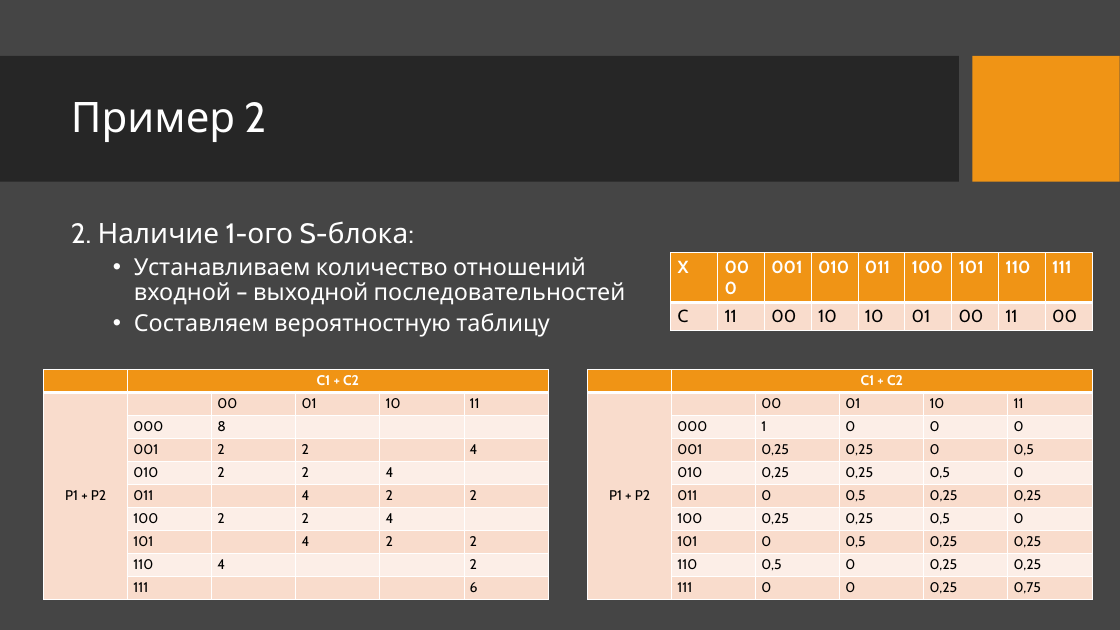
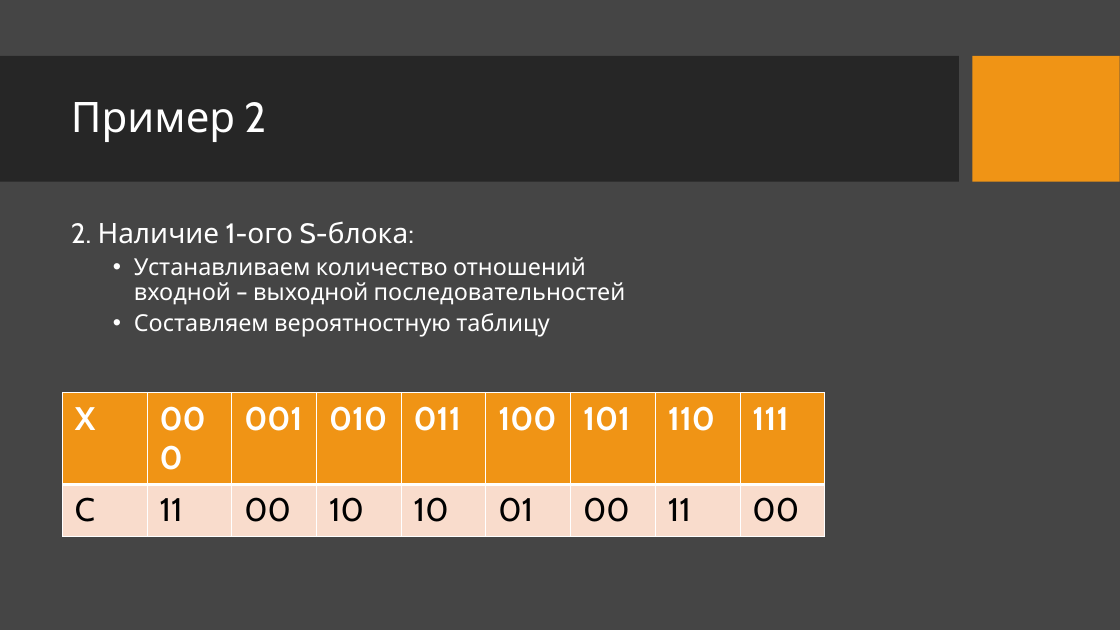
Before and after one commit to VladimirSolodilov/Programming, a slide deck: slide 7 of Дифференциальный криптоанализ.pptx. Drawn at 1120x630 pixels with LibreOffice and Linux fonts; fonts in the diff are those of the drawing; background and template pictures are left out. Boxes give left, top, right and bottom in pixels: in the first picture for what was removed or moved away, otherwise in the second. Text is boxed around its words. In the diff, an @@ line names an element or a change of style, - is before the commit and + after.

```diff
--- a/Дифференциальный криптоанализ.pptx
+++ b/Дифференциальный криптоанализ.pptx
@@ table removed at box(44, 370, 548, 600), 10 rows, 6 columns @@
- | C1 + C2 |  |  |  | 
-P1 + P2 |  | 00 | 01 | 10 | 11
- | 000 | 8 |  |  | 
- | 001 | 2 | 2 |  | 4
- | 010 | 2 | 2 | 4 | 
- | 011 |  | 4 | 2 | 2
- | 100 | 2 | 2 | 4 | 
- | 101 |  | 4 | 2 | 2
- | 110 | 4 |  |  | 2
- | 111 |  |  |  | 6
@@ table removed at box(588, 370, 1092, 600), 10 rows, 6 columns @@
- | C1 + C2 |  |  |  | 
-P1 + P2 |  | 00 | 01 | 10 | 11
- | 000 | 1 | 0 | 0 | 0
- | 001 | 0,25 | 0,25 | 0 | 0,5
- | 010 | 0,25 | 0,25 | 0,5 | 0
- | 011 | 0 | 0,5 | 0,25 | 0,25
- | 100 | 0,25 | 0,25 | 0,5 | 0
- | 101 | 0 | 0,5 | 0,25 | 0,25
- | 110 | 0,5 | 0 | 0,25 | 0,25
- | 111 | 0 | 0 | 0,25 | 0,75
@@ table at box(62, 392, 826, 526) @@
@@ size 15 to 28 pt @@
@@ table: place and size @@
-table at box(671, 253, 1095, 435)
+table at box(62, 392, 826, 526)
```
Also in this commit, not shown: 1 slide added.
